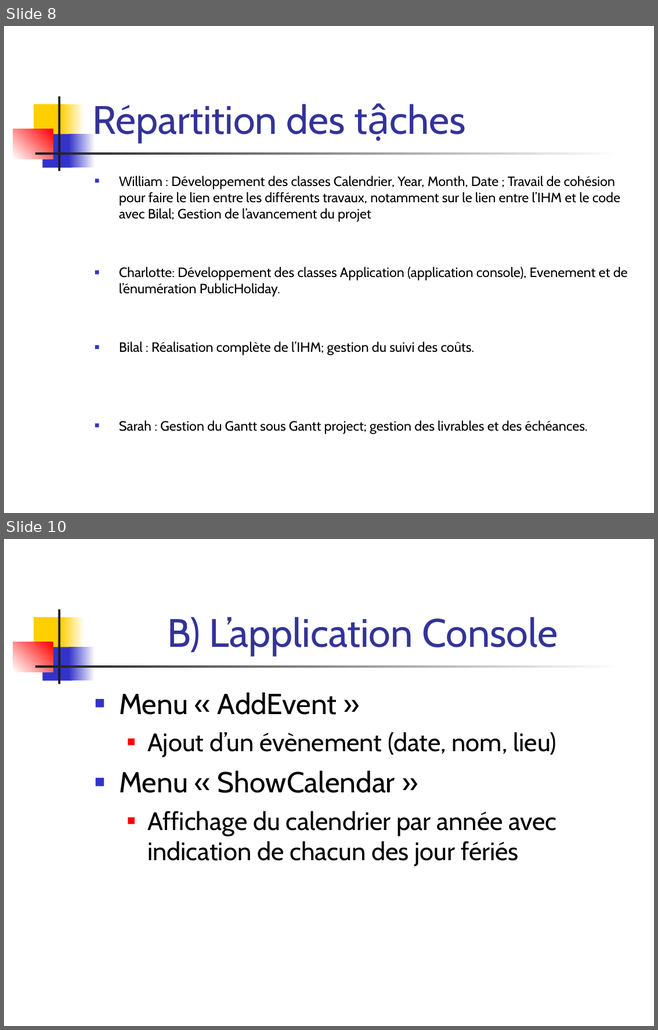
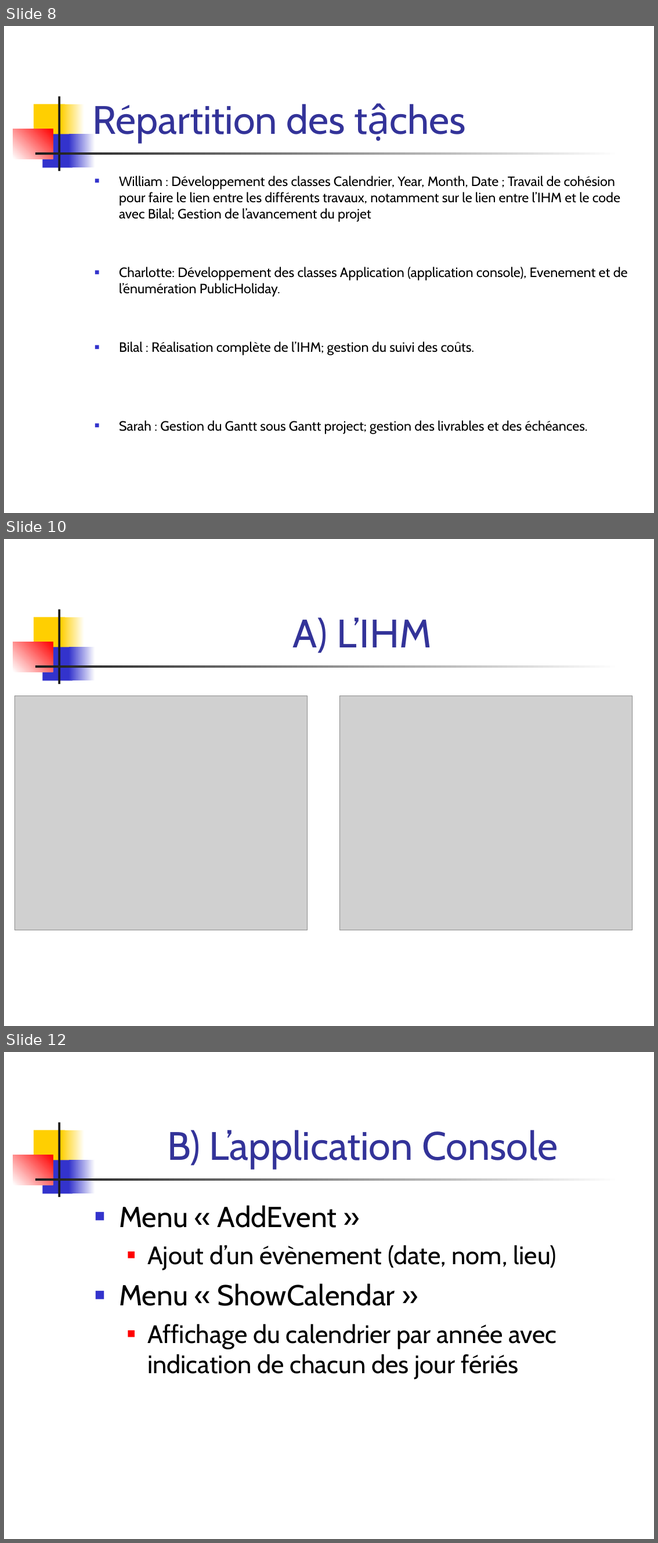
Before and after one commit to becharib/Calendar, a slide deck: Présentation/Soutenance projet.ppt. Shown one above the other, each under a label of ours: slides 8 and 10 before the commit, slides 8, 10 and 12 after it; the slides between them are not shown. The pictures are 658x1030 and 658x1543 pixels, drawn with LibreOffice and Linux fonts; fonts in the diff are those of the drawing; grey boxes stand for pictures. Boxes give left, top, right and bottom in pixels: in the first picture for what was removed or moved away, otherwise in the second. Text is boxed around its words. In the diff, an @@ line names an element or a change of style, - is before the commit and + after.

```diff
--- a/Présentation/Soutenance projet.ppt
+++ b/Présentation/Soutenance projet.ppt
@@ slide 10 added at [4, 539, 654, 1026], background #FFFFFF; not listed: 7 template elements that a slide beside it also shows @@
@@ title added at [293, 617, 431, 653], 44 pt, text #333399 @@
+A) L’IHM
@@ picture added at [15, 696, 307, 931] @@
@@ picture added at [340, 696, 632, 931] @@
@@ what was slide 10 is now slide 12 @@
```
Also in this commit, not shown: 2 slides changed, 1 other slide added, 4 other files.
